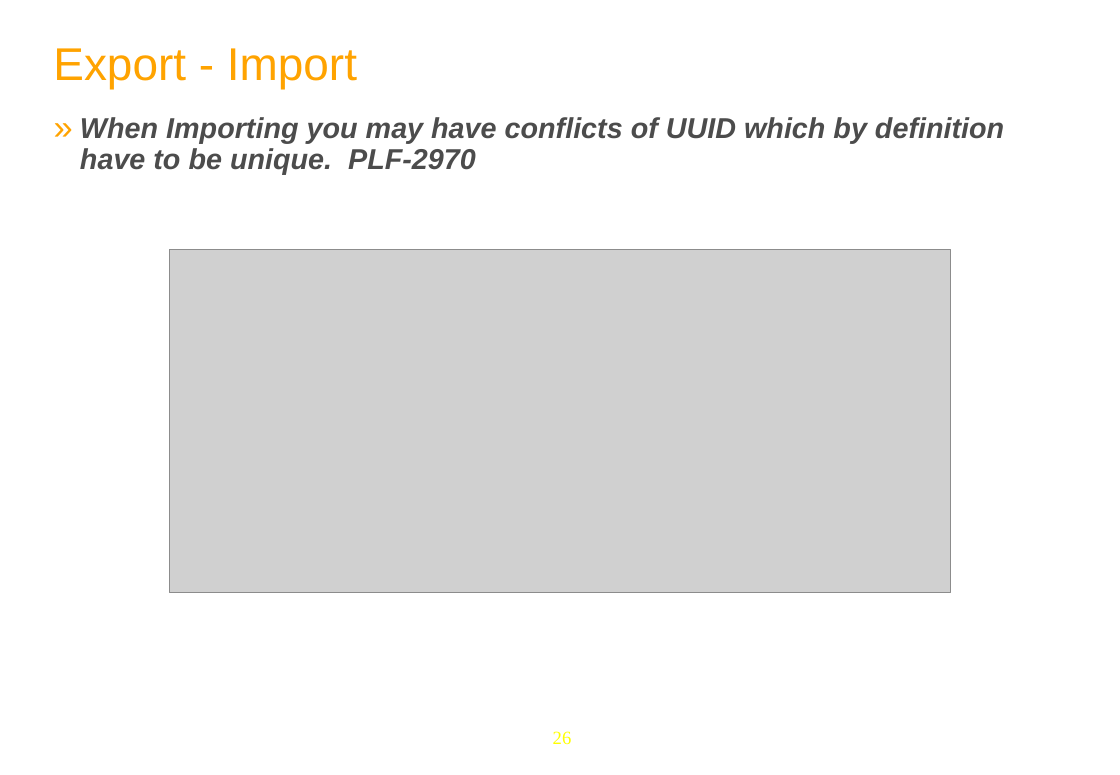
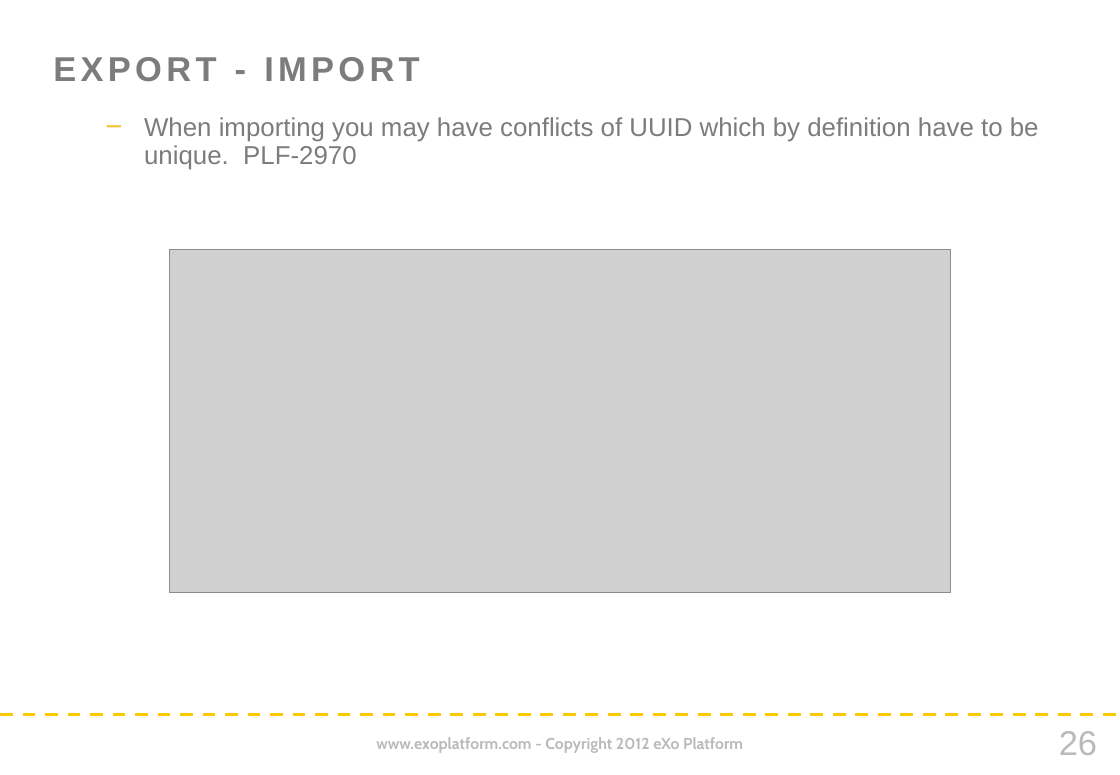
Before and after one commit to anhvurz90/training, a slide deck: slide 26 of plf3_5/eXoFundamentals/080-Content-Advanced/080-Content-Advanced-en.pptx. Drawn at 1120x775 pixels with LibreOffice and Linux fonts; fonts in the diff are those of the drawing; grey boxes stand for pictures; background and template pictures are left out. Boxes give left, top, right and bottom in pixels: in the first picture for what was removed or moved away, otherwise in the second. Text is boxed around its words. In the diff, an @@ line names an element or a change of style, - is before the commit and + after.

Commit message:
eXo Fundamentals slides in new Company style

```diff
--- a/plf3_5/eXoFundamentals/080-Content-Advanced/080-Content-Advanced-en.pptx
+++ b/plf3_5/eXoFundamentals/080-Content-Advanced/080-Content-Advanced-en.pptx
@@ title at box(53, 57, 419, 82): text changed; size 32 to 24 pt; text colour #FFA300 to #7C7C7C; bold on @@
-Export - Import
+EXPORT - IMPORT
@@ text at box(144, 117, 1039, 170): text changed; size 20 to 18 pt; text colour #4C4C4C to #7C7C7C; bold off; italic off @@
-  » When Importing you may have conflicts of UUID which by definition have to be unique. PLF-2970
+  − When importing you may have conflicts of UUID which by definition have to be unique. PLF-2970
@@ line added from (0, 716) to (1120, 716), #FAC900 2.25 pt dashed @@
@@ text added at box(376, 737, 743, 753), 11 pt, text #BABABA, bold @@
+www.exoplatform.com - Copyright 2012 eXo Platform
@@ page number: place and size @@
-page number at box(553, 731, 572, 744)
+page number at box(1059, 731, 1097, 755)
@@ page number at box(1059, 731, 1097, 755): size 13 to 24 pt, font Times New Roman to Arial, text colour #FFFF00 to #BABABA @@
```
Also in this commit, not shown: 25 other slides changed, 2 slides added, 2 slides removed, 1 other file.
